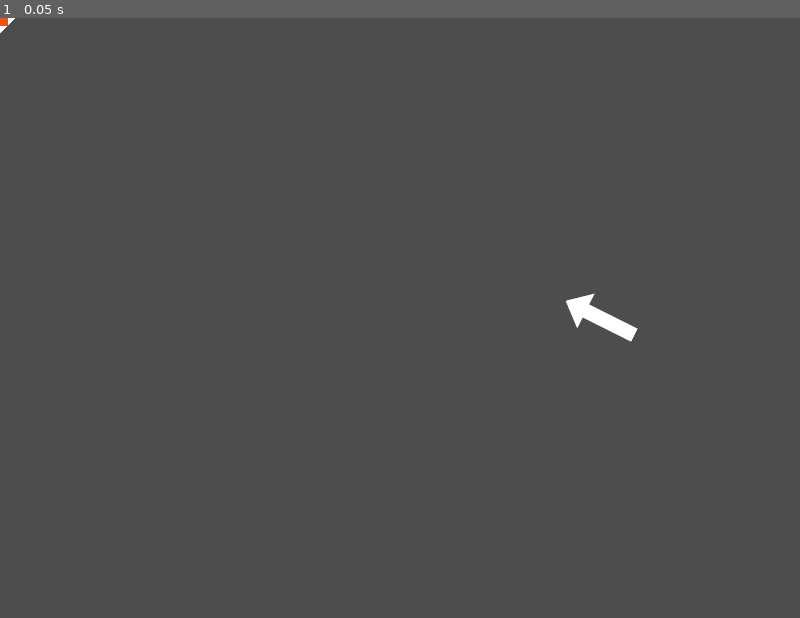
Above: before the commit, frame 1.
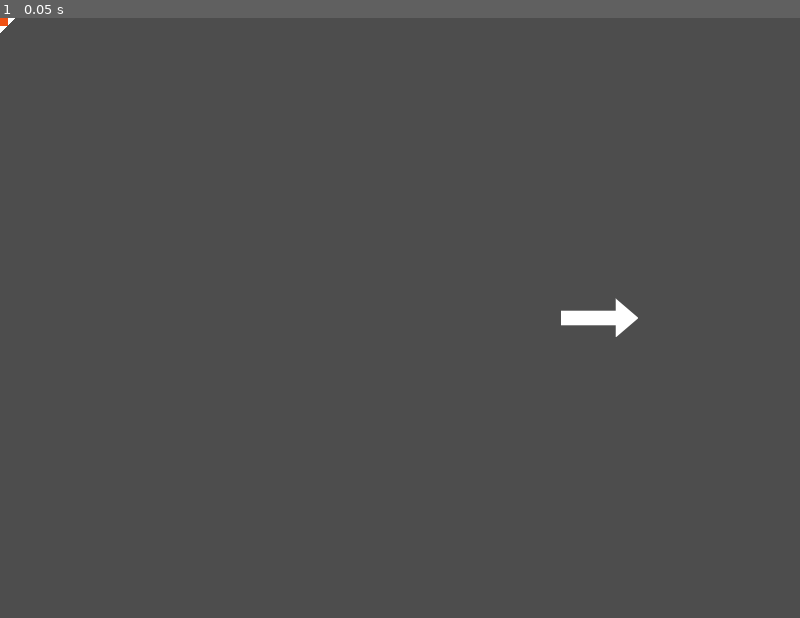
Above: after the commit, the same moment.

Repository: ToastedBrains/overloaded
Game: Godot game, scene res://src/objectives/artefact/artefact.tscn
Same seed, same stepped clock (60 frames per second), same inputs: the game is played once before the commit and once after it. This scene is started directly instead of the project's main scene.
Inputs:
- Up to frame 1 (0.05 s): no input

The runs differ from the first frame. In frame 1, 0.3% of the frame differs, in the area x 70-80%, y 45-54%.
Error before the commit: Invalid access to property or key 'global_position' on a base object of type 'Nil'. (res://src/objectives/objective_arrow.gd:8)

Commit message:
🐛 fix: need to check before get
Signed-off-by: Adrien Kara <adrien@iglou.eu>

Diff:
--- a/src/objectives/objective_arrow.gd
+++ b/src/objectives/objective_arrow.gd
@@ -4,6 +4,9 @@
 
 
 func _process(delta):
+	if %Arrow == null || %Target == null || player == null:
+		return
+
 	%Arrow.look_at(%Target.global_position)
 	%Arrow.global_position.x = clamp(%Target.global_position.x, player.global_position.x - 350, player.global_position.x + 350)
 	%Arrow.global_position.y = clamp(%Target.global_position.y - 50, player.global_position.y - 250, player.global_position.y + 250)
